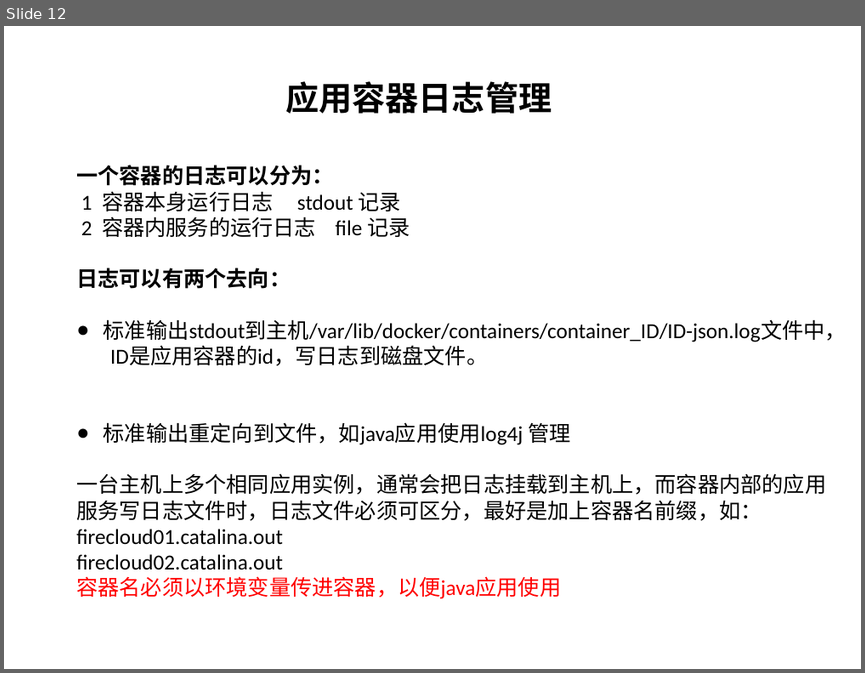
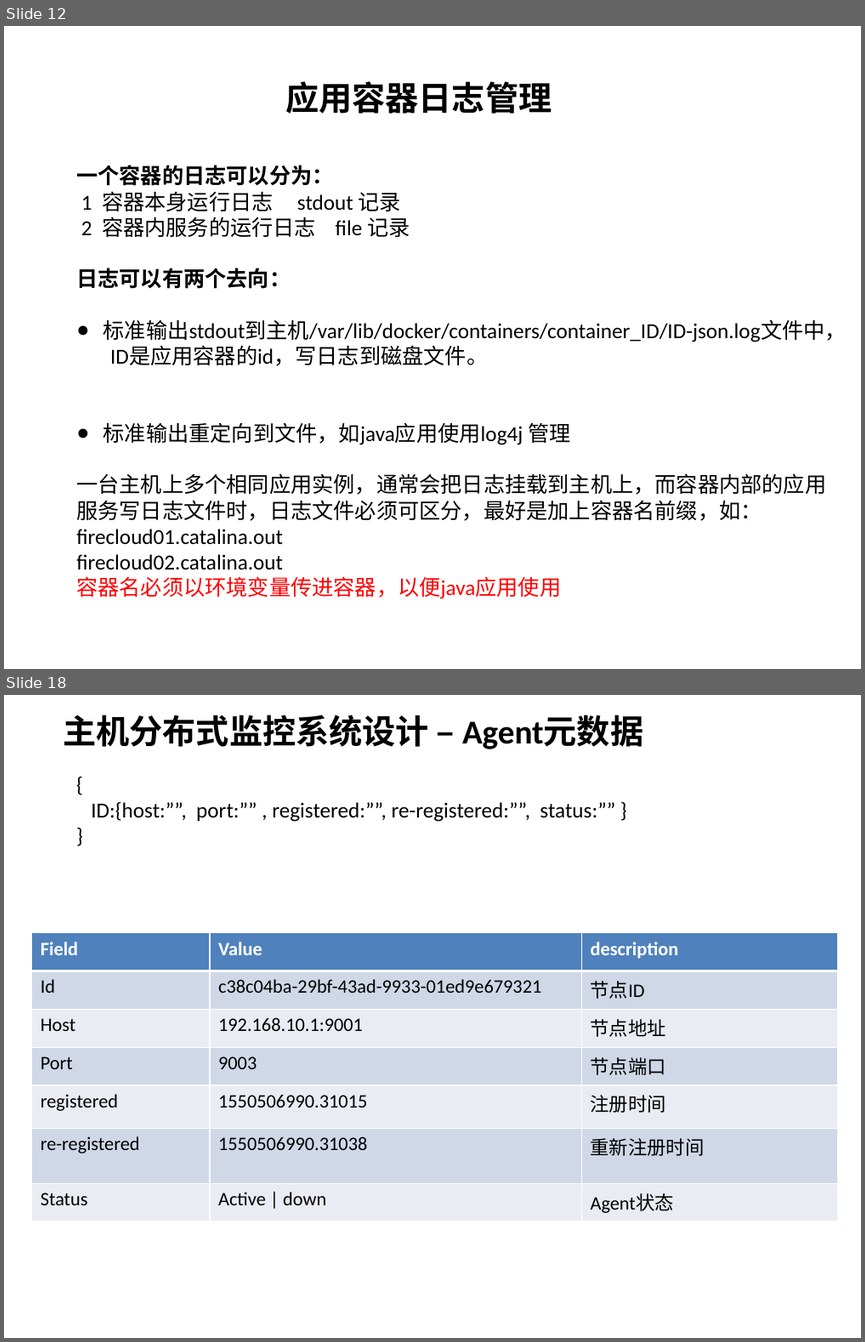
Before and after one commit to wsyx123/firecloud-server, a slide deck: description/firecloud-architecture.pptx. Shown one above the other, each under a label of ours: slide 12 before the commit, slides 12 and 18 after it; the slides between them are not shown. The pictures are 865x673 and 865x1342 pixels, drawn with LibreOffice and Linux fonts; fonts in the diff are those of the drawing. Boxes give left, top, right and bottom in pixels: in the first picture for what was removed or moved away, otherwise in the second. Text is boxed around its words. In the diff, an @@ line names an element or a change of style, - is before the commit and + after.

```diff
--- a/description/firecloud-architecture.pptx
+++ b/description/firecloud-architecture.pptx
@@ slide 18 added at [4,695,861,1338], background #FFFFFF @@
@@ text added at [63,715,643,749], 28 pt, text #000000, bold @@
+主机分布式监控系统设计 – Agent元数据
@@ text added at [91,801,615,822], 18 pt, text #000000 @@
+{
+ID:{host:””, port:”” , registered:””, re-registered:””, status:”” }
+}
@@ table added at [31,933,837,1222], 7 rows, 3 columns @@
+Field | Value | description
+Id | c38c04ba-29bf-43ad-9933-01ed9e679321 | 节点ID
+Host | 192.168.10.1:9001 | 节点地址
+Port | 9003 | 节点端口
+registered | 1550506990.31015 | 注册时间
+re-registered | 1550506990.31038 | 重新注册时间
+Status | Active | down | Agent状态
```
Also in this commit, not shown: 22 other slides added, 25 other files.
